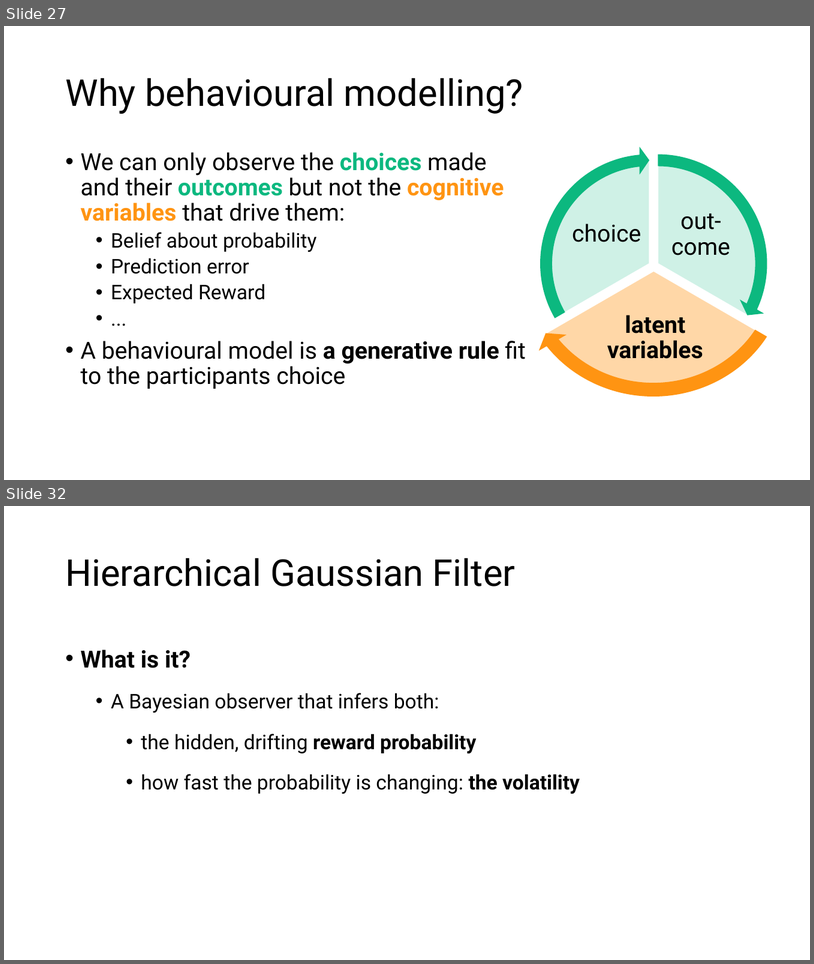
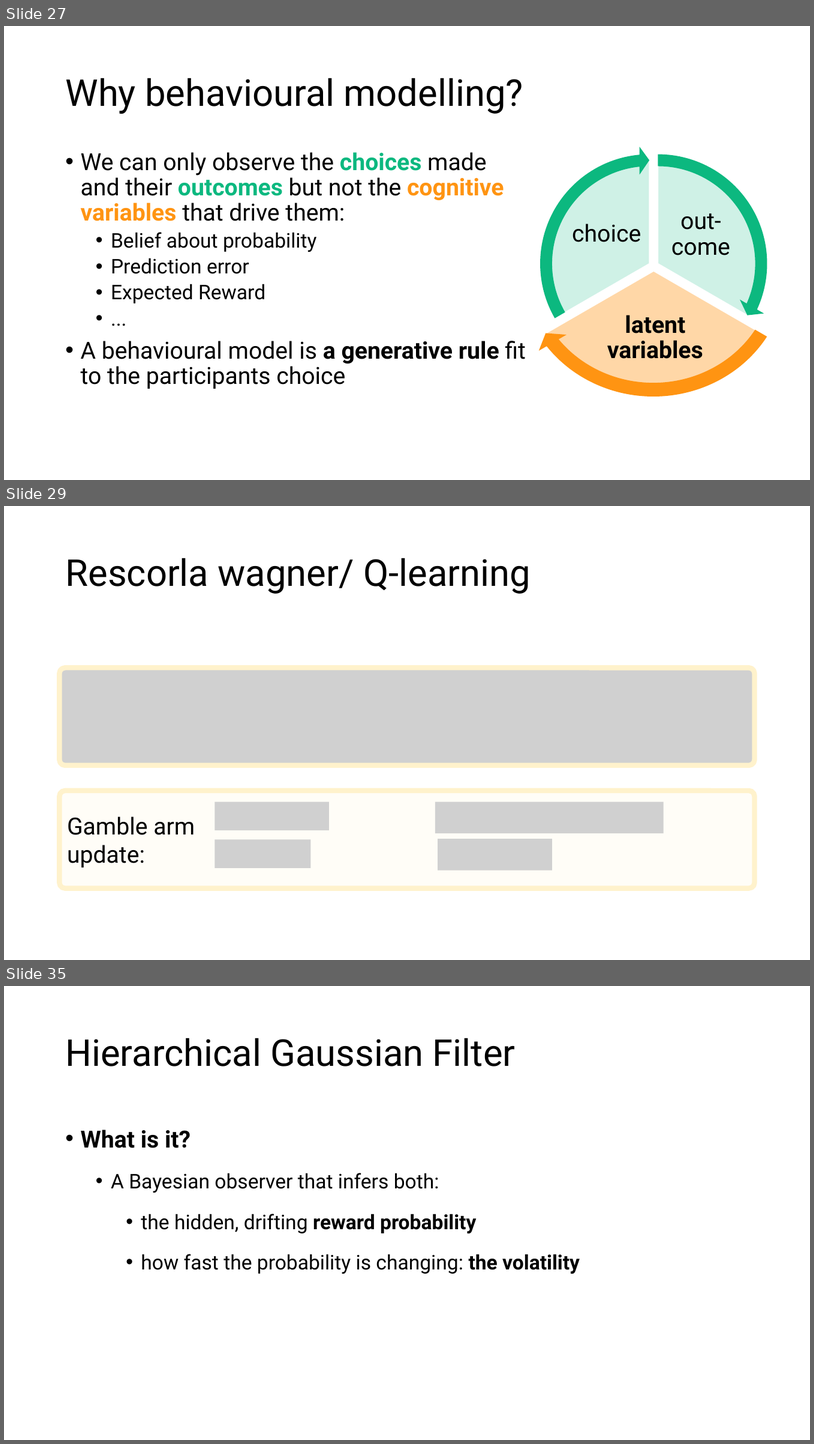
Before and after one commit to trNk27/Human_Data_Exploration, a slide deck: presentation/Prototype.pptx. Shown one above the other, each under a label of ours: slides 27 and 32 before the commit, slides 27, 29 and 35 after it; the slides between them are not shown. The pictures are 814x964 and 814x1444 pixels, drawn with LibreOffice and Linux fonts; fonts in the diff are those of the drawing; grey boxes stand for pictures; background and template pictures are left out. Boxes give left, top, right and bottom in pixels: in the first picture for what was removed or moved away, otherwise in the second. Text is boxed around its words. In the diff, an @@ line names an element or a change of style, - is before the commit and + after.

```diff
--- a/presentation/Prototype.pptx
+++ b/presentation/Prototype.pptx
@@ slide 29 added at box(4, 506, 810, 960), background picture (left out) @@
@@ title added at box(65, 558, 531, 594), 44 pt, text #000000 @@
+Rescorla wagner/ Q-learning
@@ picture added at box(60, 667, 755, 765) @@
@@ picture added at box(215, 679, 351, 708) @@
@@ picture added at box(435, 679, 607, 708) @@
@@ rounded rectangle added at box(60, 790, 755, 888), fill #FFFDF7, outline #FFF2CC 6 pt, 28 pt, text #000000 @@
+Gamble arm
+update:
@@ picture added at box(215, 802, 329, 830) @@
@@ picture added at box(435, 802, 664, 833) @@
@@ picture added at box(215, 840, 311, 868) @@
@@ picture added at box(438, 839, 552, 870) @@
@@ what was slide 32 is now slide 35 @@
```
Also in this commit, not shown: 8 slides changed, 4 other slides added, 1 slide removed.
